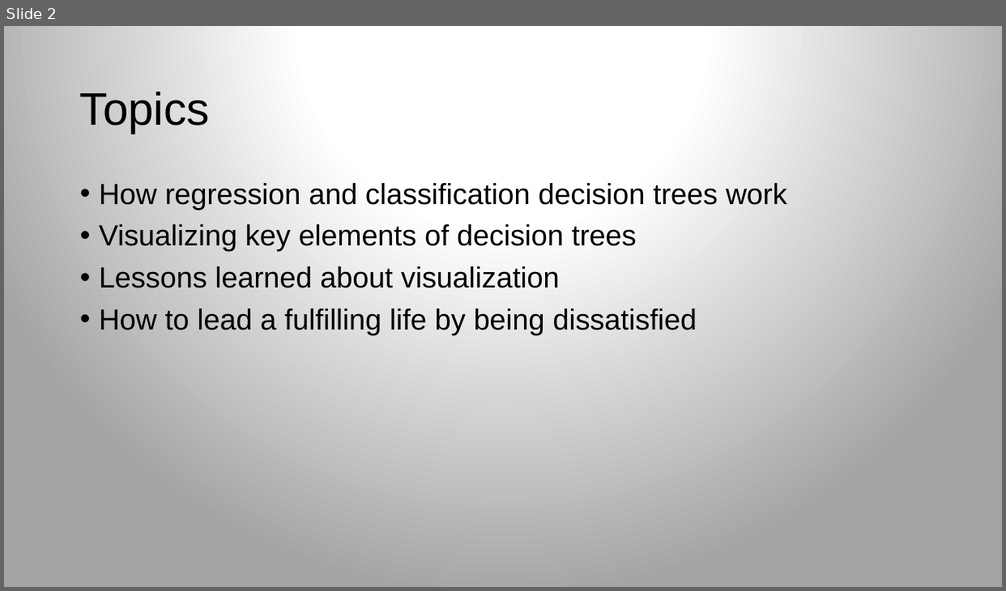
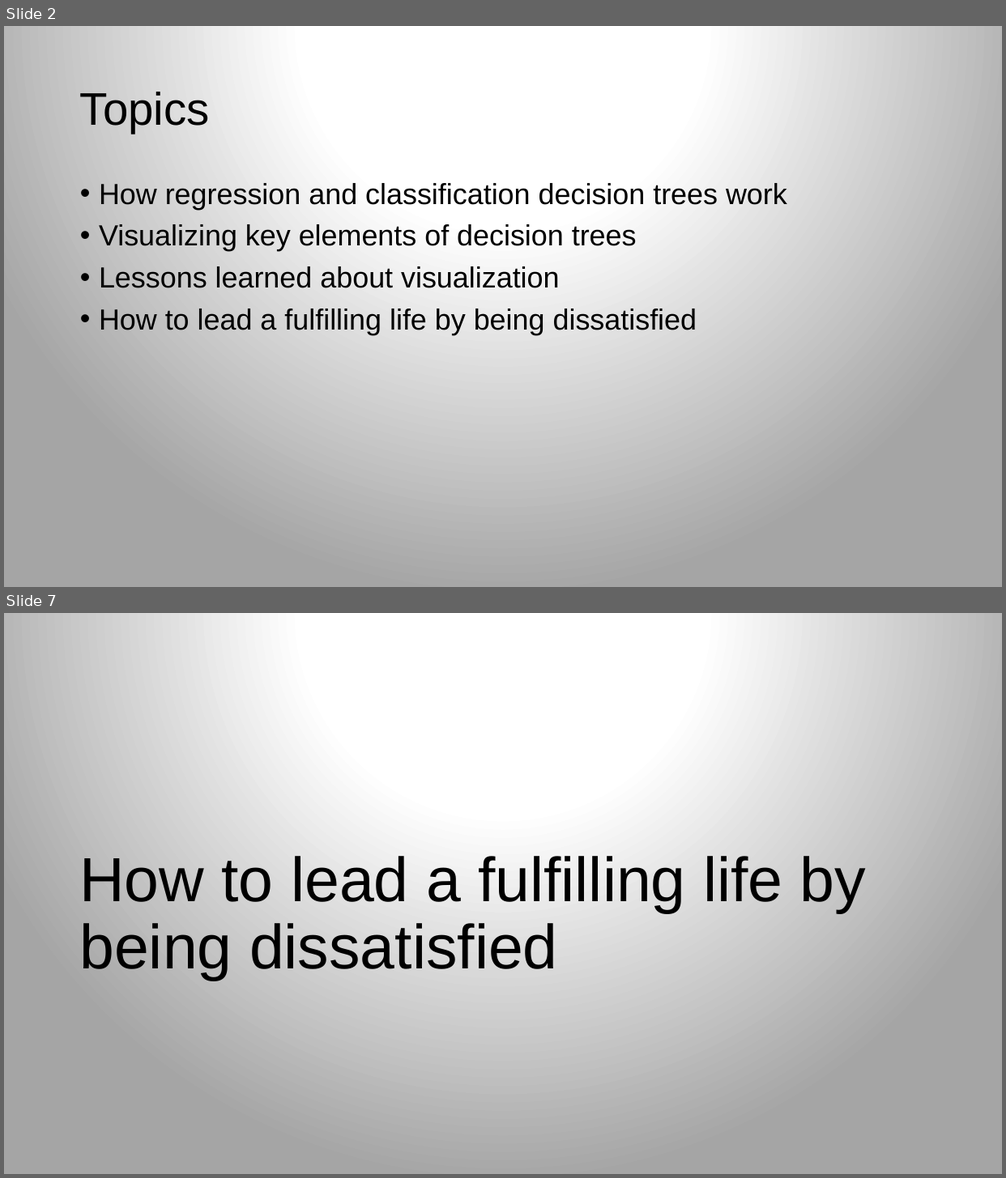
Before and after one commit to rspadim/dtreeviz, a slide deck: talk/dtreeviz.pptx. Shown one above the other, each under a label of ours: slide 2 before the commit, slides 2 and 7 after it; the slides between them are not shown. The pictures are 1006x591 and 1006x1178 pixels, drawn with LibreOffice and Linux fonts; fonts in the diff are those of the drawing; background and template pictures are left out. Boxes give left, top, right and bottom in pixels: in the first picture for what was removed or moved away, otherwise in the second. Text is boxed around its words. In the diff, an @@ line names an element or a change of style, - is before the commit and + after.

```diff
--- a/talk/dtreeviz.pptx
+++ b/talk/dtreeviz.pptx
@@ slide 7 added at [4, 613, 1002, 1174], background gradient #FFFFFF to #A5A5A5 @@
@@ title added at [79, 856, 866, 981], 60 pt, text #000000 @@
+How to lead a fulfilling life by being dissatisfied
```
Also in this commit, not shown: 1 slide changed, 9 other slides added, 2 other files.
